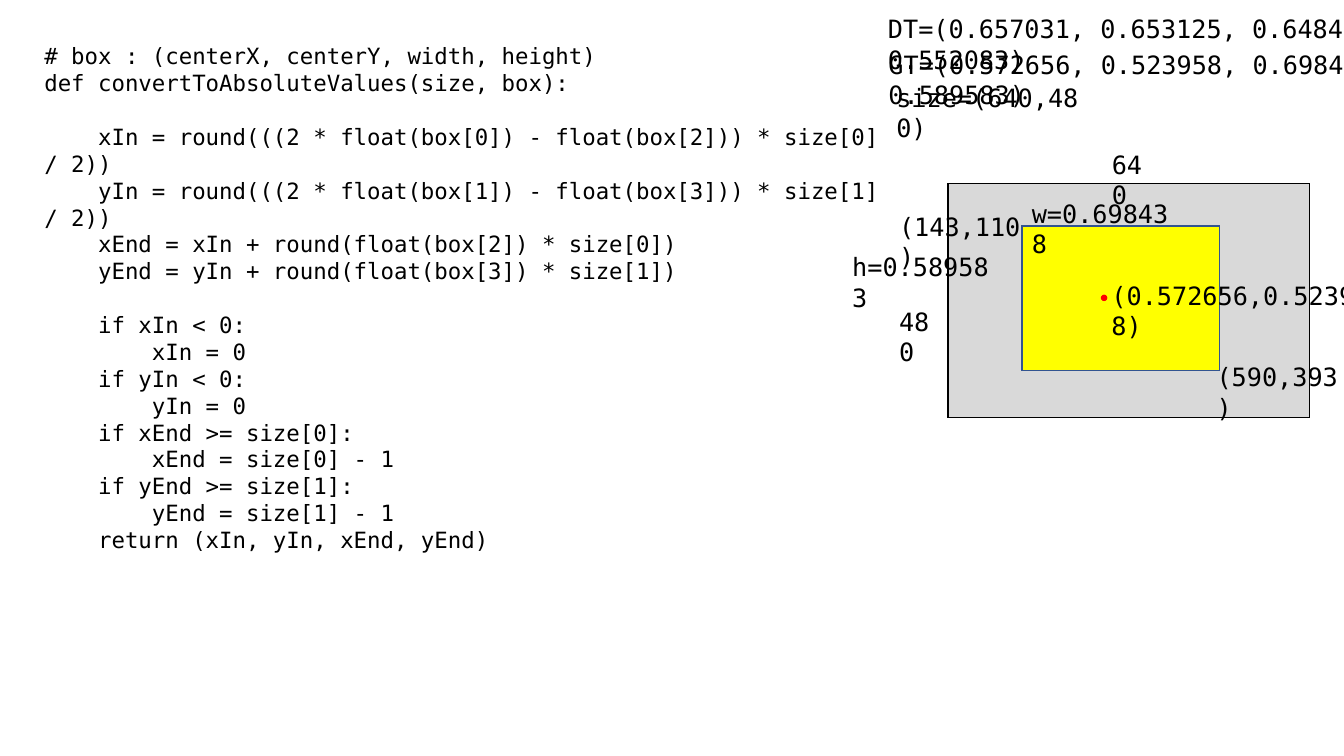
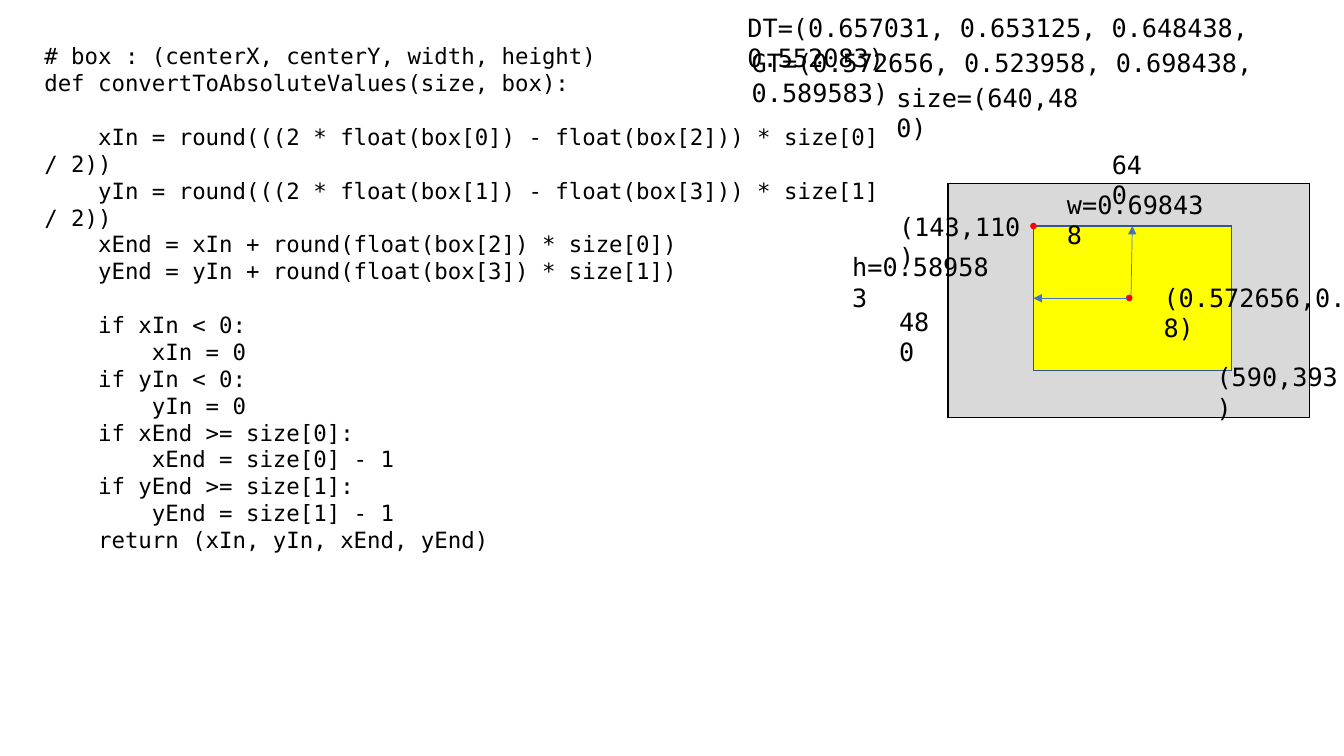
Before and after one commit to imguru-mooc/AI_VISION, a slide deck: slide 7 of 2_day/2일차_판서.pptx. Drawn at 1344x756 pixels with LibreOffice and Linux fonts; fonts in the diff are those of the drawing. Boxes give left, top, right and bottom in pixels: in the first picture for what was removed or moved away, otherwise in the second. Text is boxed around its words. In the diff, an @@ line names an element or a change of style, - is before the commit and + after.

```diff
--- a/2_day/2일차_판서.pptx
+++ b/2_day/2일차_판서.pptx
@@ text "DT=(0.657031, 0.653125, 0.648438, 0.552083)" rewrapped from [888, 19, 1344, 75] to [747, 18, 1249, 74] @@
@@ text "GT=(0.572656, 0.523958, 0.698438, 0.589583)" rewrapped from [888, 53, 1344, 111] to [752, 51, 1253, 106] @@
@@ text "w=0.698438" rewrapped from [1032, 202, 1169, 229] to [1067, 193, 1204, 215] @@
@@ ellipse added at [1031, 224, 1036, 229], fill #FF0000, outline #FF0000 1 pt @@
@@ rectangle: place and size @@
-rectangle at [1022, 226, 1220, 370]
+rectangle at [1033, 226, 1231, 370]
@@ arrow added from (1131, 296) to (1132, 226), #4472C4 0.5 pt @@
@@ arrow added from (1127, 298) to (1033, 298), #4472C4 0.5 pt @@
@@ ellipse: place and size @@
-ellipse at [1102, 295, 1107, 300]
+ellipse at [1127, 295, 1132, 300]
@@ text "(0.572656,0.523958)" rewrapped from [1111, 284, 1344, 311] to [1164, 286, 1344, 313] @@
```
Also in this commit, not shown: 5 other slides changed.
